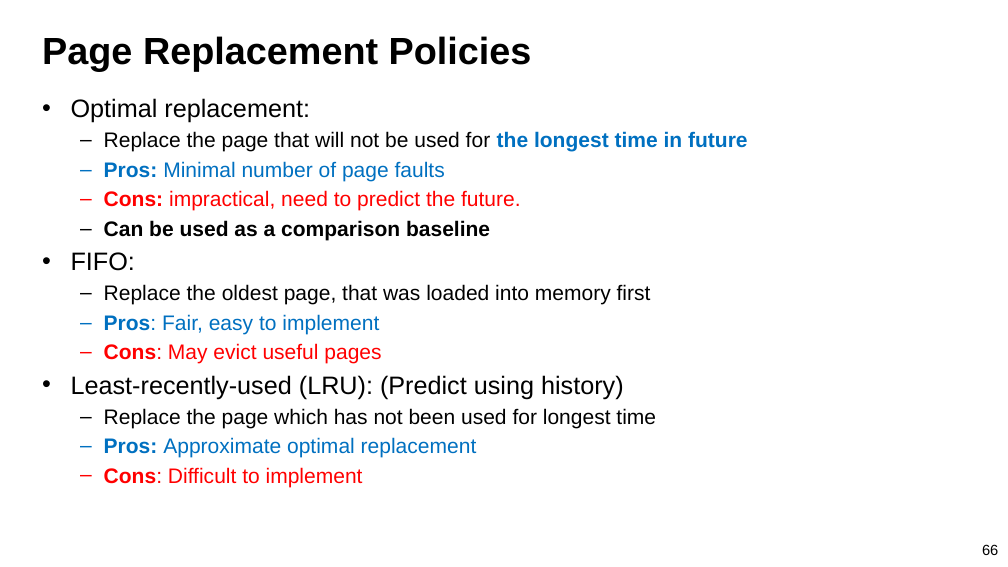
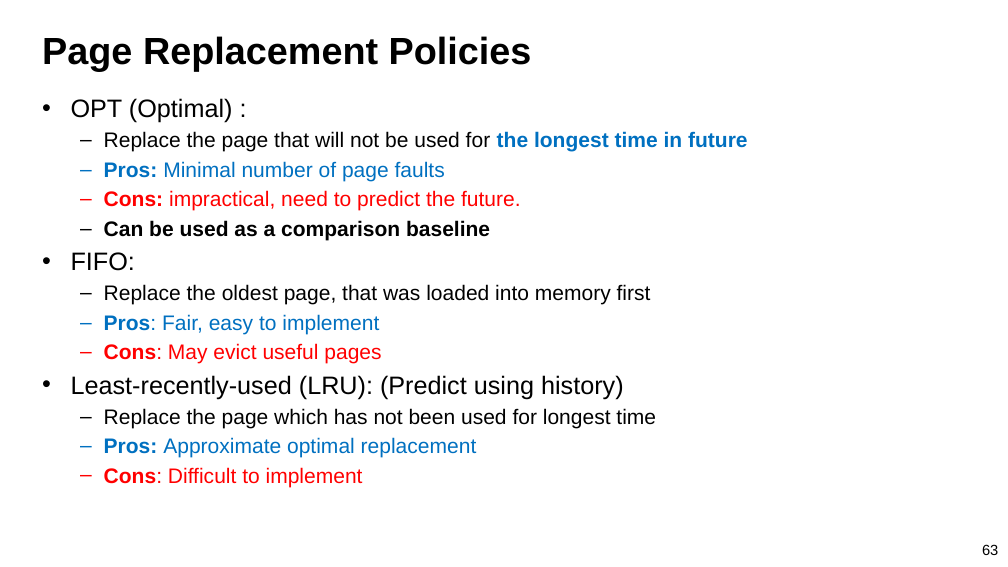
Before and after one commit to guhofstra/CSC256Fa25, a slide deck: slide 63 of PPTs/L8-Memory System II Paging.pptx (slide 66 before the commit). Drawn at 1008x567 pixels with LibreOffice and Linux fonts; fonts in the diff are those of the drawing. Boxes give left, top, right and bottom in pixels: in the first picture for what was removed or moved away, otherwise in the second. Text is boxed around its words. In the diff, an @@ line names an element or a change of style, - is before the commit and + after.

```diff
--- a/PPTs/L8-Memory System II Paging.pptx
+++ b/PPTs/L8-Memory System II Paging.pptx
@@ text at (x1=71, y1=98, x2=233, y2=123): text changed @@
-• Optimal replacement:
+• OPT (Optimal) :
@@ page number at (x1=982, y1=544, x2=998, y2=555): text changed @@
-66
+63
```
Also in this commit, not shown: 10 other slides changed, 5 slides removed, 3 other files.
